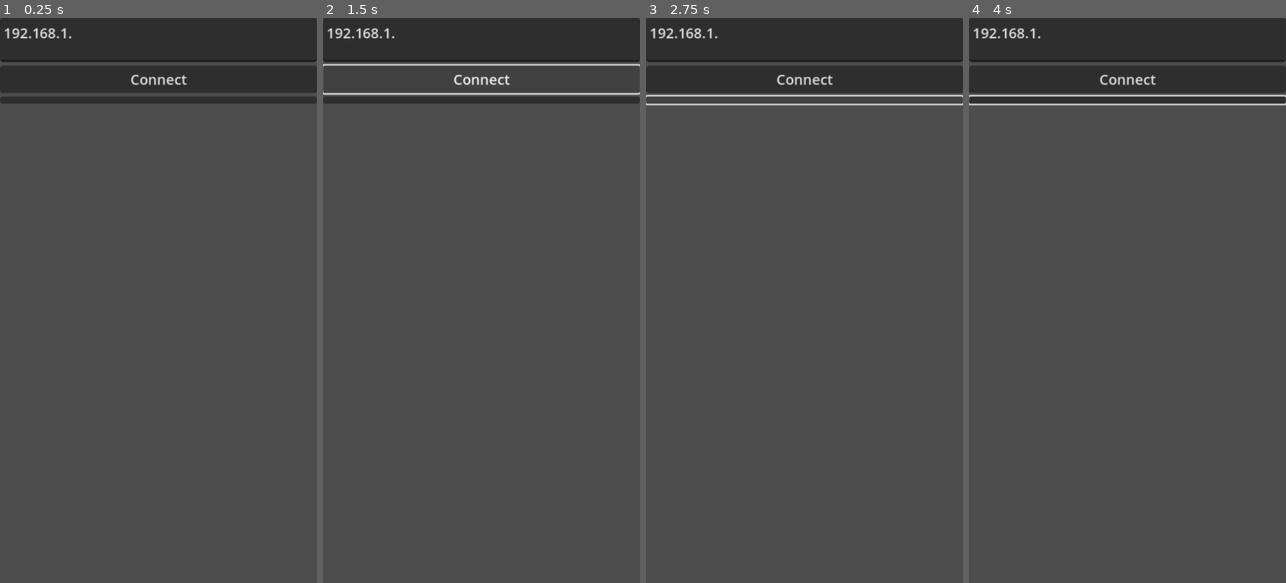
Above: before the commit, frames 1-4 (left to right).
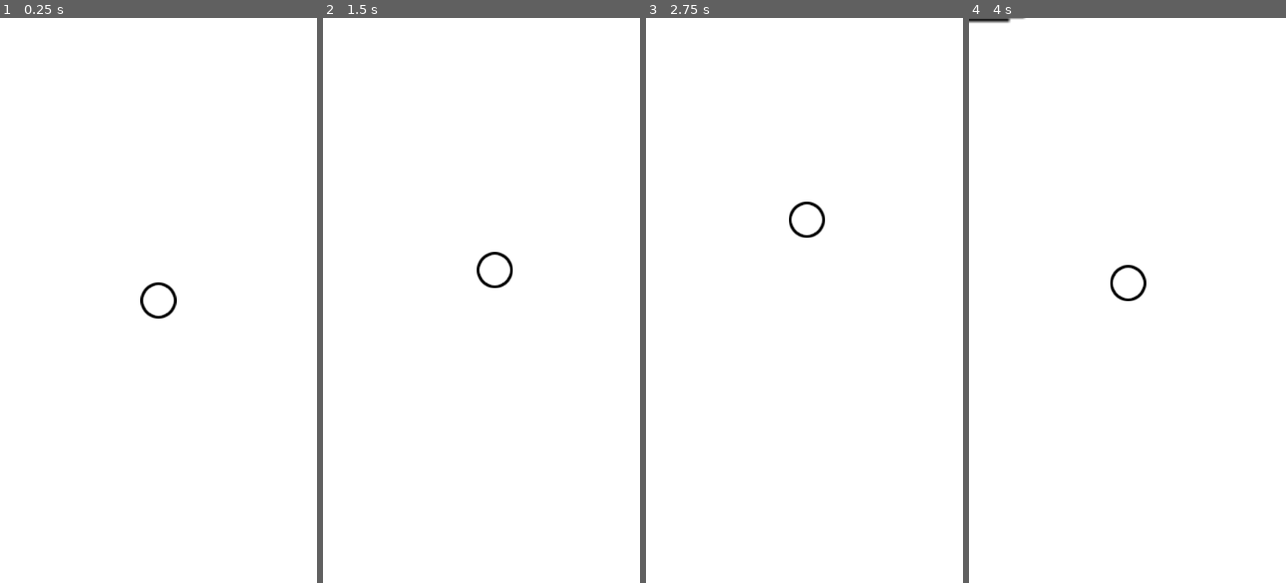
Above: after the commit, the same moments.

Repository: TheWrongUlraf/SummerGameJam2025
Game: Godot game, scene res://scenes/player_movement.tscn
The game is run twice, just before and just after one commit, with the same random seed, the same clock (stepped at 60 frames per second) and the same inputs. Before the commit the project starts from res://scenes/screens/LobbyScreen.tscn.
Inputs (mouse positions are in pixels of both pictures, inside the frame that each line leads up to):
- Up to frame 1 (0.25 s): no input
- Up to frame 2 (1.5 s): tap Enter at 0.5 s; move the mouse to (551, 272) at 0.52 s; click (551, 272) at 0.67 s; click (481, 80) at 1.25 s, where only the run before the commit has a clickable "Connect"
- Up to frame 3 (2.75 s): click (804, 102) at 2.02 s
- Up to frame 4 (4 s): drag from (1064, 328) to (1111, 413) at 2.77 s; move the mouse to (1159, 176) at 3.52 s; click (1159, 176) at 3.67 s

The runs differ from the first frame. In frame 1, 100% of the frame differs, in the area x 0-100%, y 0-100%; in frame 2, 100%; in frame 3, 100%; in frame 4, 100%.

Commit message:
Rearenge folders

Diff:
--- a/player_point.gd
+++ /dev/null
@@ -1 +0,0 @@
-extends Node2D
--- a/project.godot
+++ b/project.godot
@@ -12,12 +12,12 @@
 
 config/name="SummerGameJam2025"
 config/version="0.1"
-run/main_scene="uid://0pw6q6h7yq0i"
+run/main_scene="uid://isvo3q10tf08"
 config/features=PackedStringArray("4.4", "Mobile")
 
 [autoload]
 
-Lobby="*res://utils/lobby.gd"
+Lobby="*res://scripts/lobby.gd"
 
 [display]
 
--- a/scenes/screens/LobbyScreen.tscn
+++ b/scenes/LobbyScreen.tscn
@@ -1,6 +1,6 @@
-[gd_scene load_steps=2 format=3 uid="uid://0pw6q6h7yq0i"]
+[gd_scene load_steps=2 format=3 uid="uid://2h6s5sy2i333"]
 
-[ext_resource type="Script" uid="uid://y1silb1v38ji" path="res://scenes/screens/lobby_screen.gd" id="1_33cb4"]
+[ext_resource type="Script" uid="uid://6rjw8bnb5e8t" path="res://scripts/lobby_screen.gd" id="1_mx6st"]
 
 [node name="MainMenu" type="Control"]
 layout_mode = 3
@@ -9,7 +9,7 @@
 anchor_bottom = 1.0
 grow_horizontal = 2
 grow_vertical = 2
-script = ExtResource("1_33cb4")
+script = ExtResource("1_mx6st")
 
 [node name="VerticalBox" type="VBoxContainer" parent="."]
 layout_mode = 1
--- a/scenes/player_movement.tscn
+++ b/scenes/player_movement.tscn
@@ -2,7 +2,7 @@
 
 [ext_resource type="Texture2D" uid="uid://bavxd6qmhd03i" path="res://assets/art/point.png" id="1_7wc8n"]
 [ext_resource type="Texture2D" uid="uid://dt30mr5fwjxai" path="res://assets/art/map.png" id="1_ko2nw"]
-[ext_resource type="Script" uid="uid://bfgtg5yrj1muo" path="res://scenes/player_point.gd" id="3_tn4kn"]
+[ext_resource type="Script" uid="uid://mpe2vbqnpdol" path="res://scripts/player_point.gd" id="3_tn4kn"]
 
 [node name="Node2D" type="Node2D"]
 
Not shown, removed: player_point.gd.uid
Not shown, removed: scenes/screens/lobby_screen.gd.uid
Renamed: utils/lobby.gd -> scripts/lobby.gd
Not shown, added: scripts/lobby.gd.uid
Renamed: scenes/screens/lobby_screen.gd -> scripts/lobby_screen.gd
Not shown, added: scripts/lobby_screen.gd.uid
Renamed: scenes/player_point.gd -> scripts/player_point.gd
Not shown, added: scripts/player_point.gd.uid
Not shown, removed: utils/lobby.gd.uid
